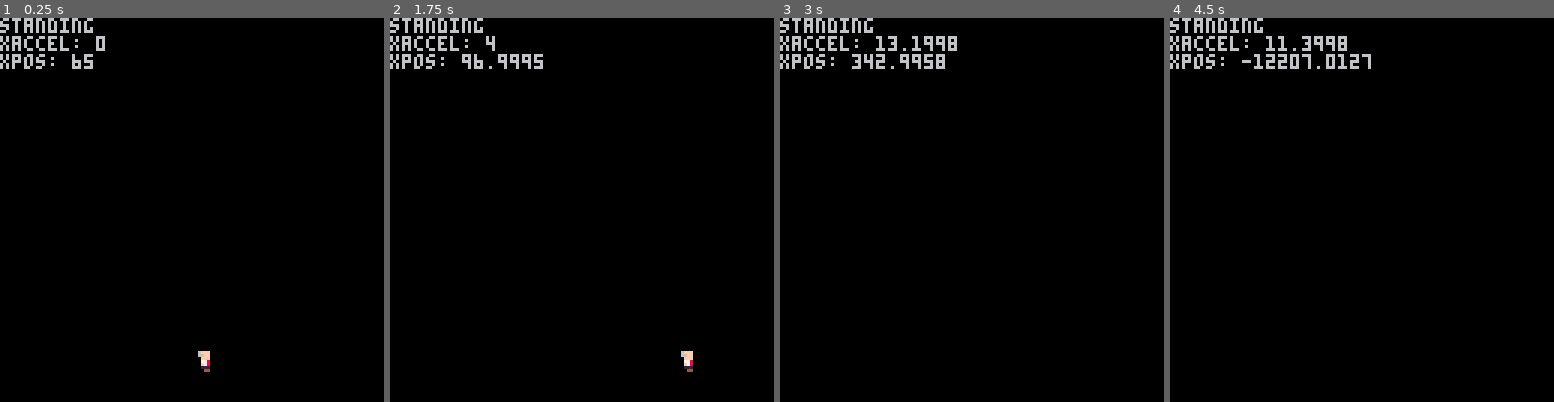
Above: before the commit, frames 1-4 (left to right).
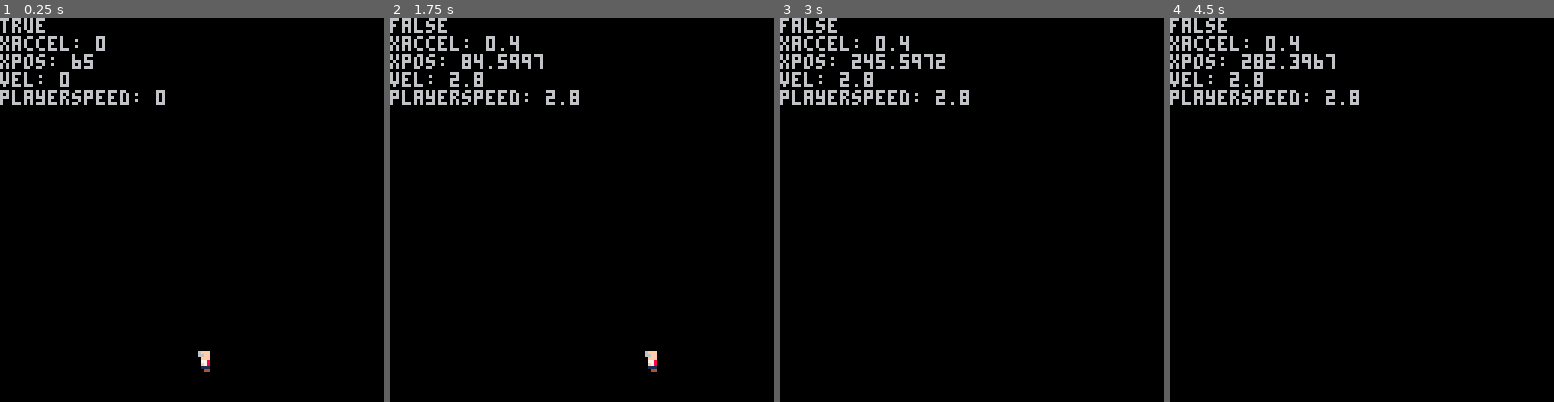
Above: after the commit, the same moments.

Repository: jloiterman/ld51_new
Game: PICO-8 cartridge ld51.p8
Same seed, same stepped clock (60 frames per second), same inputs: the game is played once before the commit and once after it.
Inputs:
- Up to frame 1 (0.25 s): no input
- Up to frame 2 (1.75 s): hold Right from 1.6 s (still down)
- Up to frame 3 (3 s): release Right at 2.1 s; hold Right from 2.47 s (still down)
- Up to frame 4 (4.5 s): release Right at 3.03 s; hold Left 3.08-3.58 s; hold Right from 4.02 s (still down)

The runs differ from the first frame. In frame 1, 1.4% of the frame differs, in the area x 0-43%, y 0-23%; in frame 2, 2.0%; in frame 3, 2.1%; in frame 4, 2.4%, in the area x 0-53%, y 0-23%.

Commit message:
slightly better acceleration handling for movement left

Diff:
--- a/ld51.p8
+++ b/ld51.p8
@@ -25,32 +25,37 @@
 function _draw()
     cls()
     spr(2,player.pos.x,player.pos.y)
-    print(player.state)
+    print(nobuttons())
     print("xaccel: " .. player.accel.x)
     print("xpos: " .. player.pos.x)
+    print("vel: " .. player.vel.x)
+    print("playerspeed: " .. getplayerspeed())
 end
 
 
 
 function getplayerspeed()
-    return v_mag(player.vel)
+    --return v_mag(player.vel)
+    return(player.vel.x)
 end
 
 function nobuttons()
     if (not btn(0)) and (not btn(1)) then
         return true
+    else
+        return false
     end
 end
 
 function update_vel(p)
     if getplayerspeed(p)==0 then
         if btn(0) then
-            p.accel=v_addv(p.accel,v_mults(p.xthrust,-1))
+            p.accel=v_mults(p.xthrust,-1)
             p.vel=v_addv(p.vel,p.accel)
             p.pos=v_addv(p.pos,p.vel)
         end
         if btn(1) then
-            p.accel=v_addv(p.accel,p.xthrust)
+            p.accel=p.xthrust
             p.vel=v_addv(p.vel,p.accel)
             p.pos=v_addv(p.pos,p.vel)
         end
@@ -58,14 +63,14 @@
 
     if getplayerspeed(p)!=0 then
         if btn(0) then
-            p.accel=v_addv(p.accel,v_mults(p.xthrust,-1))
-            if v_mag(p.vel)>p.max_speed*-1 then
+            p.accel=v_mults(p.xthrust,-1)
+            if v_mag(p.vel)<p.max_speed then
                 p.vel=v_addv(p.vel,p.accel)
             end
             p.pos=v_addv(p.pos,p.vel)
         end
         if btn(1) then
-            p.accel=v_addv(p.accel,p.xthrust)
+            p.accel=p.xthrust
             if v_mag(p.vel)<p.max_speed then
                 p.vel=v_addv(p.vel,p.accel)
             end
@@ -73,16 +78,15 @@
         end
     end
     if nobuttons() then
-	    if (getplayerspeed()<v_mag(p.brake)) and
- 	 	    (getplayerspeed()>v_mag(p.brake)*-1) then
+	    if (getplayerspeed()<v_mag(p.brake)) then
  	 	    p.accel=v_mults(p.accel,0)
  	 		p.vel=v_mults(p.vel,0)
  	    end
  	    if getplayerspeed()<0 then
- 	 	    p.accel=p.brake
+ 	 	    p.accel=v_mults(p.brake)
  	    end
  	    if getplayerspeed()>0 then
- 	 	p.accel=v_mults(player.brake,-1)
+ 	 	    p.accel=v_mults(p.brake,-1)
  	    end
  	    p.vel=v_addv(p.vel,p.accel)
         p.pos=v_addv(p.pos,p.vel)
